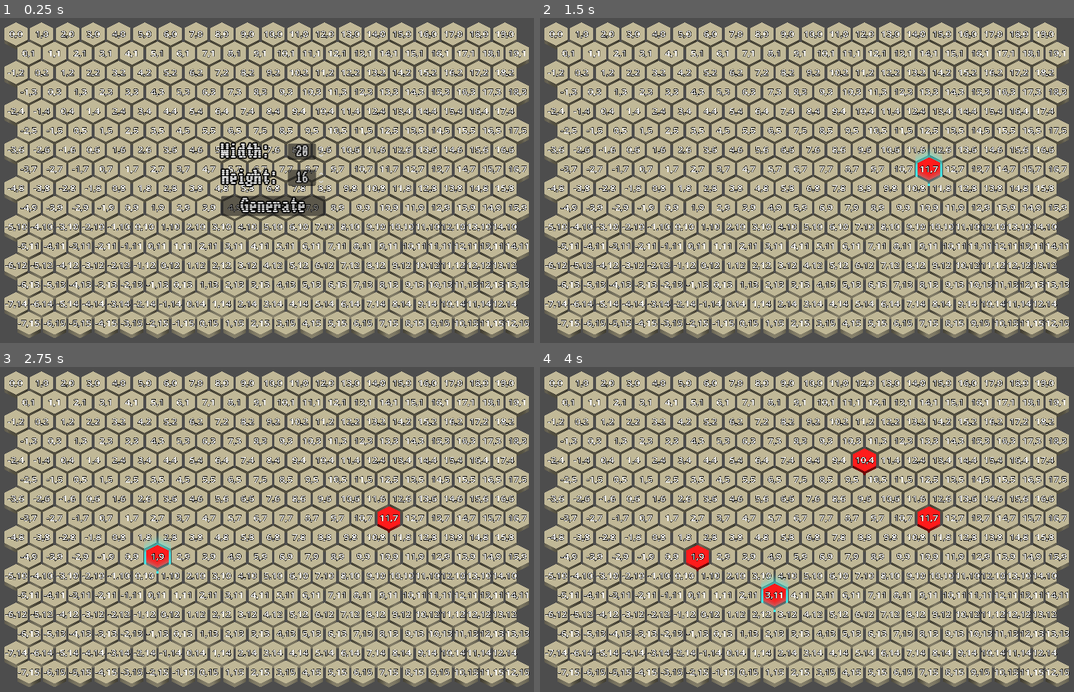
Above: before the commit, frames 1-4 (two rows, left to right).
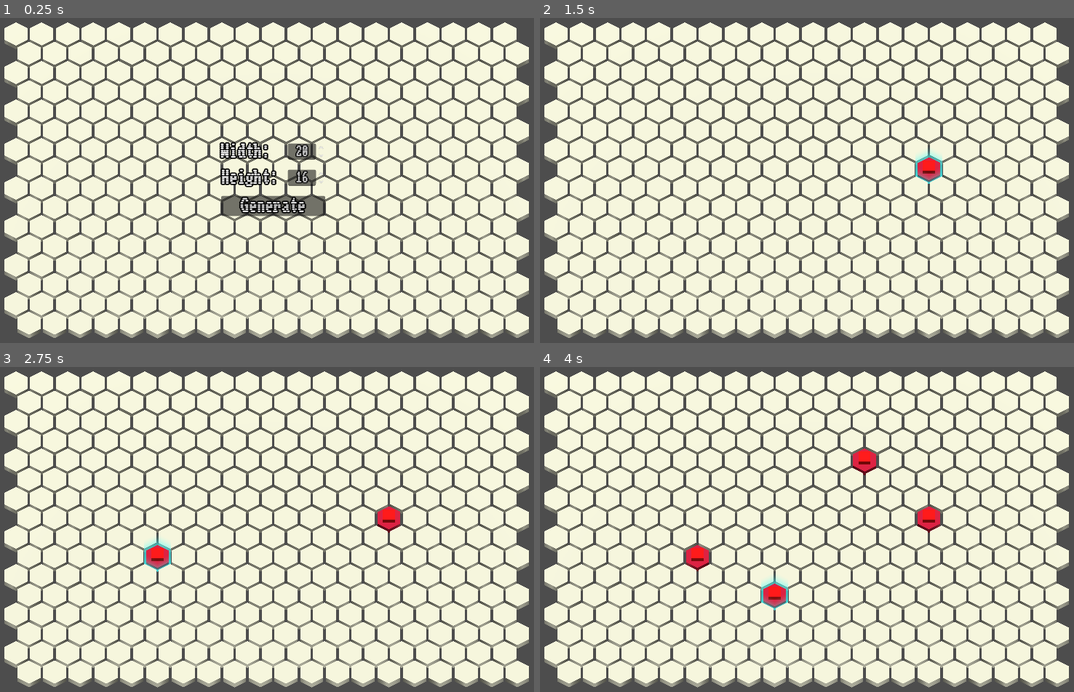
Above: after the commit, the same moments.

Repository: Dawiderter/HexaBattler
Game: Godot game, scene res://Main.tscn
The game is run twice, just before and just after one commit, with the same random seed, the same clock (stepped at 60 frames per second) and the same inputs.
Inputs (mouse positions are in pixels of both pictures, inside the frame that each line leads up to):
- Up to frame 1 (0.25 s): no input
- Up to frame 2 (1.5 s): click "Generate" at 0.5 s; tap Enter (ui_accept) at 1.25 s; move the mouse to (940, 164) at 1.27 s; click (940, 164) at 1.42 s
- Up to frame 3 (2.75 s): tap Enter (ui_accept) at 1.52, 2, 2.27 s; move the mouse to (154, 545) at 2.02 s; click (154, 545) at 2.17 s
- Up to frame 4 (4 s): tap Enter (ui_accept) at 2.75, 3.5, 3.77 s; move the mouse to (871, 458) at 2.77 s; click (871, 458) at 2.92 s; move the mouse to (785, 594) at 3.52 s; click (785, 594) at 3.67 s

The runs differ from the first frame. In frame 1, 84% of the frame differs, in the area x 0-100%, y 1-99%; in frame 2, 85%; in frame 3, 85%; in frame 4, 85%.

Commit message:
Some more testing around architecture

Diff:
--- a/Main.tscn
+++ b/Main.tscn
@@ -1,8 +1,7 @@
-[gd_scene load_steps=6 format=3 uid="uid://jijp0njympkb"]
+[gd_scene load_steps=5 format=3 uid="uid://jijp0njympkb"]
 
 [ext_resource type="Script" uid="uid://4o5ny78vhydp" path="res://main.gd" id="1_fos0i"]
 [ext_resource type="PackedScene" uid="uid://c66y8unr1phky" path="res://scenes/hex_grid_3d.tscn" id="2_3dxm6"]
-[ext_resource type="PackedScene" uid="uid://d2f4ww1edhbja" path="res://lib_minions/warrior/warrior.tscn" id="3_lgr22"]
 [ext_resource type="PackedScene" uid="uid://cfpajlnlytw8q" path="res://scenes/timeline.tscn" id="4_trn2v"]
 [ext_resource type="PackedScene" uid="uid://dfxercsqnc52r" path="res://scenes/game_creation_ui.tscn" id="5_03owx"]
 
@@ -11,9 +10,6 @@
 
 [node name="Grid" parent="." instance=ExtResource("2_3dxm6")]
 height = 16
-cord_display = 1
-
-[node name="Warrior" parent="Grid" instance=ExtResource("3_lgr22")]
 
 [node name="Timeline" parent="Grid" instance=ExtResource("4_trn2v")]
 
--- a/lib_minions/warrior/warrior.gd
+++ /dev/null
@@ -1,9 +0,0 @@
-extends Node3D
-
-func attach_to_timeline(tl: Timeline):
-    tl.plan_wake(1, self, "Hello.")
-
-func wake(tl: Timeline, text: String):
-    print("Got notified with:", text)
-    var new_text = text + "Hello."
-    tl.plan_wake(1, self, new_text)
--- a/lib_minions/warrior/warrior.tscn
+++ /dev/null
@@ -1,6 +0,0 @@
-[gd_scene load_steps=2 format=3 uid="uid://d2f4ww1edhbja"]
-
-[ext_resource type="Script" uid="uid://dmncxjs8fvpqt" path="res://lib_minions/warrior/warrior.gd" id="1_8wr2i"]
-
-[node name="Warrior" type="Node3D"]
-script = ExtResource("1_8wr2i")
--- a/main.gd
+++ b/main.gd
@@ -1,12 +1,10 @@
 extends Node
 @onready var hex_grid = $Grid
 @onready var timeline = $Grid/Timeline
-@onready var test = $Grid/Warrior
 
 # Called when the node enters the scene tree for the first time.
 func _ready() -> void:
     hex_grid.generate_mesh()
-    test.attach_to_timeline(timeline)
     pass # Replace with function body.
 
 
--- /dev/null
+++ b/scenes/faction.tscn
@@ -0,0 +1,6 @@
+[gd_scene load_steps=2 format=3 uid="uid://do2jdxnae5y52"]
+
+[ext_resource type="Script" uid="uid://cabpf503ysq6b" path="res://scripts/faction.gd" id="1_uncg6"]
+
+[node name="Faction" type="Node3D"]
+script = ExtResource("1_uncg6")
--- a/scenes/hex.tscn
+++ b/scenes/hex.tscn
@@ -3,9 +3,11 @@
 [ext_resource type="Script" uid="uid://s7n245gv54yq" path="res://scripts/hex.gd" id="1_b6u1t"]
 
 [sub_resource type="StandardMaterial3D" id="StandardMaterial3D_b6u1t"]
+resource_local_to_scene = true
 albedo_color = Color(0.7457927, 0.71161765, 0.578266, 1)
 
 [sub_resource type="CylinderMesh" id="CylinderMesh_3o6hm"]
+resource_local_to_scene = true
 material = SubResource("StandardMaterial3D_b6u1t")
 height = 0.25
 radial_segments = 6
@@ -51,6 +53,7 @@
 
 [node name="Hover" type="MeshInstance3D" parent="."]
 transform = Transform3D(1.05, 0, 0, 0, 1, 0, 0, 0, 1.05, 0, 0.37616712, 0)
+visible = false
 mesh = SubResource("CylinderMesh_wbi06")
 
 [node name="StaticBody3D" type="StaticBody3D" parent="."]
--- a/scenes/hex_grid_3d.tscn
+++ b/scenes/hex_grid_3d.tscn
@@ -1,6 +1,7 @@
-[gd_scene load_steps=2 format=3 uid="uid://c66y8unr1phky"]
+[gd_scene load_steps=3 format=3 uid="uid://c66y8unr1phky"]
 
 [ext_resource type="Script" uid="uid://dnspibv48w65q" path="res://scripts/hex_grid_3d.gd" id="1_0f368"]
+[ext_resource type="PackedScene" uid="uid://do2jdxnae5y52" path="res://scenes/faction.tscn" id="2_d63xo"]
 
 [node name="HexGrid3D" type="Node3D"]
 script = ExtResource("1_0f368")
@@ -8,3 +9,11 @@
 height = 15
 
 [node name="HexesContainer" type="Node3D" parent="."]
+
+[node name="MinionContainer" type="Node3D" parent="."]
+
+[node name="Faction A" parent="MinionContainer" instance=ExtResource("2_d63xo")]
+color = Color(1, 0, 0, 1)
+
+[node name="Faction B" parent="MinionContainer" instance=ExtResource("2_d63xo")]
+color = Color(0, 0, 1, 1)
--- /dev/null
+++ b/scenes/minion.tscn
@@ -0,0 +1,18 @@
+[gd_scene load_steps=4 format=3 uid="uid://d1rec0qck7uf7"]
+
+[ext_resource type="Script" uid="uid://c8nd1hqi5rw65" path="res://scripts/minion.gd" id="1_7n1am"]
+
+[sub_resource type="StandardMaterial3D" id="StandardMaterial3D_7n1am"]
+resource_local_to_scene = true
+albedo_color = Color(1, 0, 0, 1)
+
+[sub_resource type="BoxMesh" id="BoxMesh_y8etf"]
+resource_local_to_scene = true
+material = SubResource("StandardMaterial3D_7n1am")
+size = Vector3(0.4, 0.2, 0.4)
+
+[node name="Minion" type="Node3D"]
+script = ExtResource("1_7n1am")
+
+[node name="MeshInstance3D" type="MeshInstance3D" parent="."]
+mesh = SubResource("BoxMesh_y8etf")
--- /dev/null
+++ b/scripts/faction.gd
@@ -0,0 +1,3 @@
+class_name Faction extends Node3D
+
+@export var color: Color
--- a/scripts/hex.gd
+++ b/scripts/hex.gd
@@ -1,6 +1,8 @@
 @tool
 
 class_name Hex extends Node3D
+
+signal input_event(event: InputEvent, hex: Hex)
 
 @onready var mesh = $Solid
 @onready var hover_mesh = $Hover
@@ -13,10 +15,15 @@
         cord_display = value
         update_cord_display()
 
+var height: float = 0.25:
+    set(value):
+        height = value
+        update_mesh()
+
 var radius: float = 0.5:
     set(value):
         radius = value
-        update_radius()
+        update_mesh()
 
 var offcords : Vector2i:
     set(value):
@@ -30,16 +37,55 @@
         axcords = value
         update_cord_display()
 
+enum LockState { FREE, LOCKED, OCCUPIED }
+var lock_by_minion: Minion = null;
+var lock_state := LockState.FREE:
+    set(value):
+        lock_state = value
+        update_lock_state()
+
+func is_free():
+    return lock_state == LockState.FREE
+
+func lock_for(minion: Minion) -> void:
+    lock_state = LockState.LOCKED
+    lock_by_minion = minion
+
+func occupy_for(minion: Minion) -> void:
+    assert(
+        (lock_by_minion == null and lock_state == LockState.FREE)
+        or (lock_by_minion == minion and lock_state == LockState.LOCKED)
+    )
+    lock_state = LockState.OCCUPIED
+    lock_by_minion = minion
+
+# Free the cell (Unit left or died)
+func free_cell() -> void:
+    lock_state = LockState.FREE
+    lock_by_minion = null
 
 func _ready() -> void:
     update_cord_display()
-    update_radius()
+    update_mesh()
+    update_lock_state()
     hover_mesh.visible = false
 
-func update_radius():
+func update_lock_state():
+    match lock_state:
+        LockState.FREE:
+            mesh.mesh.material.albedo_color = Color.BEIGE
+        LockState.LOCKED:
+            mesh.mesh.material.albedo_color = Color.YELLOW
+        LockState.OCCUPIED:
+            mesh.mesh.material.albedo_color = Color.CRIMSON
+        _:
+            push_error("Wrong lock_state: ", lock_state)
+
+func update_mesh():
         var m = mesh.mesh
         m.top_radius = radius
         m.bottom_radius = radius
+        m.height = height
 
         var mesh_collision_shape = m.create_convex_shape()
         collision_shape.shape = mesh_collision_shape
@@ -47,6 +93,7 @@
         var h = hover_mesh.mesh
         h.top_radius = radius
         h.bottom_radius = radius
+        h.height = height * 3.0
 
 func update_cord_display():
     match cord_display:
@@ -60,12 +107,7 @@
             push_error("Wrong cord_siplay: ", cord_display)
 
 func _on_hex_input_event(_camera, event, _pos, _normal, _shape_idx,):
-    if event is InputEventMouseButton:
-        if event.button_index == MOUSE_BUTTON_LEFT and event.pressed:
-            print("Clicked Hex: ", offcords)
-            var mat = StandardMaterial3D.new()
-            mat.albedo_color = Color.RED
-            mesh.material_override = mat
+    input_event.emit(event, self)
 
 func _on_hex_mouse_entered():
     hover_mesh.visible = true
--- a/scripts/hex_grid_3d.gd
+++ b/scripts/hex_grid_3d.gd
@@ -13,11 +13,21 @@
             hex.cord_display = value
 
 @onready var hexes_container: Node3D = $HexesContainer
+@onready var minion_container: Node3D = $MinionContainer
+@onready var faction_a: Faction = $"MinionContainer/Faction A"
+@onready var faction_b: Faction = $"MinionContainer/Faction B"
 
 var hexes : Array[Hex] = []
 var hex_scene = preload("res://scenes/hex.tscn")
 
+var minion_scene = preload("res://scenes/minion.tscn")
+
 func get_hex_offcord(offcord: Vector2i) -> Hex:
+    var i = offcord.x + offcord.y * width
+    return hexes[i]
+
+func get_hex_axcord(axcord: Vector2i) -> Hex:
+    var offcord = GridUtils.axcord_to_offcord(axcord)
     var i = offcord.x + offcord.y * width
     return hexes[i]
 
@@ -40,6 +50,8 @@
             hexes_container.add_child(hex)
             hexes[x + z * width] = hex
 
+            hex.connect("input_event", _on_hex_input_event)
+
             hex.radius = hex_radius
             hex.offcords = cords
             hex.cord_display = cord_display
@@ -54,6 +66,28 @@
     hexes_container.position.x = -(width * hex_radius * sqrt(3.0)/2.0)
     hexes_container.position.z = -(height * hex_radius * 3.0/4.0)
 
+func spawn_minion(hex: Hex, faction: Faction):
+        if !hex.is_free():
+            push_warning("Can't spawn minion on nonfree tile")
+            return
+
+        var minion : Minion = minion_scene.instantiate()
+
+        faction.add_child(minion)
+        minion.set_color(faction.color)
+
+        hex.occupy_for(minion)
+
+        minion.position = hex.global_position
+        minion.position.y += hex.height
+
+func _on_hex_input_event(event: InputEvent, hex: Hex):
+    if event is InputEventMouseButton &&  event.is_pressed():
+        if event.button_index == MOUSE_BUTTON_LEFT:
+            spawn_minion(hex, faction_a)
+        if event.button_index == MOUSE_BUTTON_RIGHT:
+            spawn_minion(hex, faction_b)
+
 # Called when the node enters the scene tree for the first time.
 func _ready() -> void:
     pass # Replace with function body.
--- /dev/null
+++ b/scripts/minion.gd
@@ -0,0 +1,30 @@
+class_name Minion extends Node3D
+
+@export var max_health: float
+@onready var health: float = max_health
+
+@export var stat_attack_power: float
+@export var stat_speed: float
+@export var stat_range: int
+
+@onready var mesh = $MeshInstance3D
+
+# Akcja
+# - Jeżeli nie masz targetu, target = find_target:
+# - Target jest w <stat_range>:
+#   - try_attack
+# - Target nie jest w <stat_range>:
+#   - move_towards
+
+func _ready() -> void:
+    var parent = get_parent()
+    assert(parent != null and parent is Faction)
+
+func take_damage(amount: float):
+    assert(amount > 0.0)
+    health -= amount
+    if health <= 0:
+        pass
+
+func set_color(color: Color):
+    mesh.mesh.material.albedo_color = color
Not shown, removed: lib_minions/warrior/warrior.gd.uid
Not shown, added: scripts/faction.gd.uid
Not shown, added: scripts/minion.gd.uid
